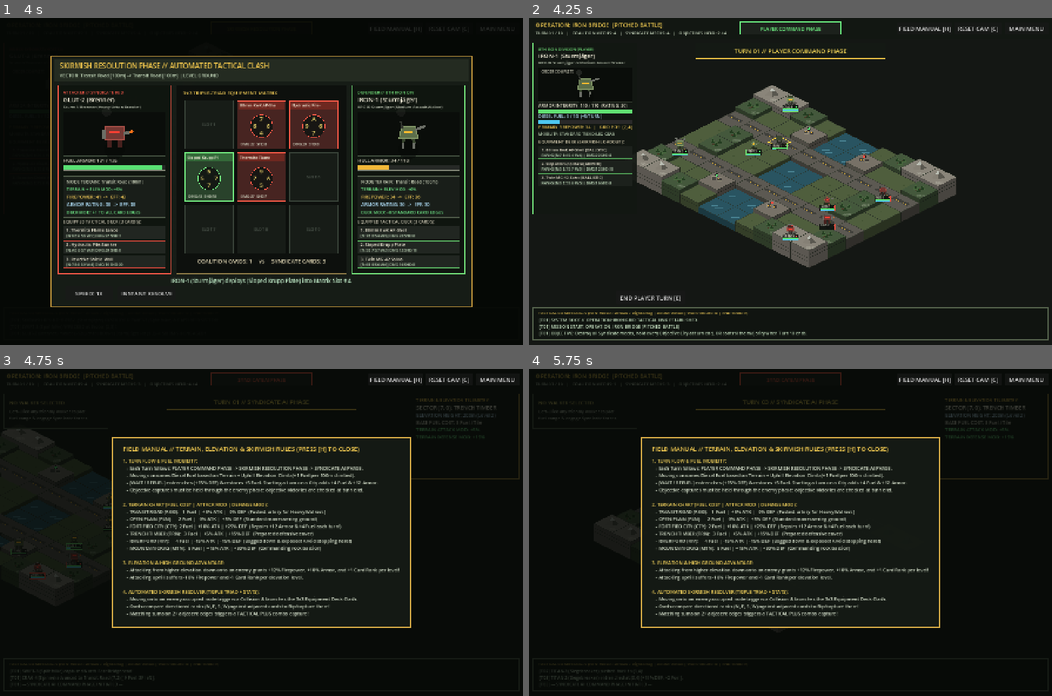
Above: before the commit, frames 1-4 (two rows, left to right).
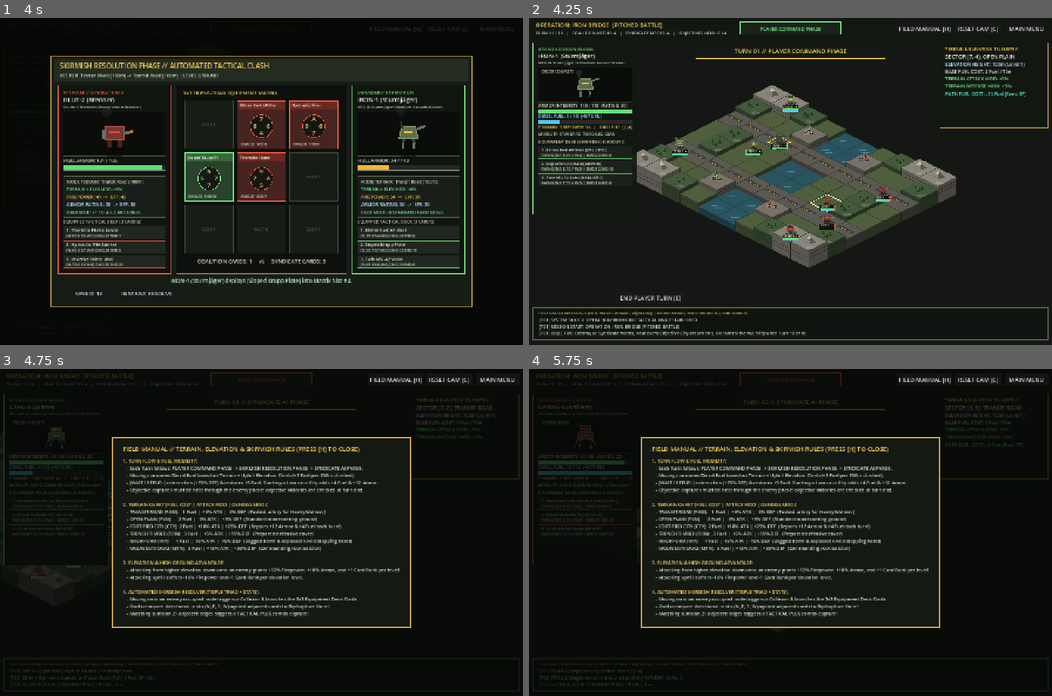
Above: after the commit, the same moments.

Repository: opyner-gh/iron-grid
Game: Godot game, scene res://tests/Playtest.tscn
Same seed, same stepped clock (60 frames per second), same inputs: the game is played once before the commit and once after it. This scene is started directly instead of the project's main scene.
Inputs (mouse positions are in pixels of both pictures, inside the frame that each line leads up to):
- Up to frame 1 (4 s): click "FIELD MANUAL [H]" at 0.5 s; click "REDEPLOY OPERATION" at 1.25 s; click "WAIT / REFUEL (+5F) [R]" at 2 s; click "END PLAYER TURN [E]" at 2.75 s; click "CONFIRM OUTCOME [SPACE]" at 3.5 s
- Up to frame 2 (4.25 s): no input
- Up to frame 3 (4.75 s): tap Enter at 4.25 s; move the mouse to (376, 516) at 4.27 s; hold D from 4.28 s (still down); tap H at 4.35 s; click (376, 516) at 4.42 s; tap Space at 4.52 s
- Up to frame 4 (5.75 s): release D at 5 s; drag from (685, 548) to (764, 597) at 5.02 s

Frame 1 is identical in both runs. In frame 2, 1.0% of the frame differs, in the area x 53-100%, y 7-60%; in frame 3, 1.0%; in frame 4, 1.1%, in the area x 0-95%, y 7-60%.

Commit message:
Fix walkers not animating to their destination after a click
update_hover stored the reachable path array itself as the hover preview,
and clear_highlights() emptied the preview in place. With a real mouse
the hovered tile is always the clicked tile, so _execute_unit_movement
built its walk animation from an already-emptied path: the walker's
grid position changed but its sprite never moved off the start tile.

The preview now takes a copy, and resets replace the array instead of
clearing it. The playtest harness now hovers before every click, like a
real cursor, so its "sprite drawn at its grid tile" invariant covers this.

Co-Authored-By: Claude Opus 5.5 <noreply@anthropic.com>

Diff:
--- a/scripts/battle/IsoGridMap.gd
+++ b/scripts/battle/IsoGridMap.gd
@@ -36,7 +36,7 @@
 	grid_height = map_def.height
 	tiles.clear()
 	reachable_info.clear()
-	current_path_preview.clear()
+	current_path_preview = []
 	hovered_coords = Vector2i(-1, -1)
 	selected_coords = Vector2i(-1, -1)
 
@@ -124,7 +124,7 @@
 ## Allows moving onto an enemy node to trigger a Collision / Skirmish!
 func compute_reachable_tiles(unit: MechData, occupied_units: Dictionary) -> Dictionary:
 	reachable_info.clear()
-	current_path_preview.clear()
+	current_path_preview = []
 	if unit == null or unit.has_moved:
 		queue_redraw()
 		return reachable_info
@@ -213,7 +213,7 @@
 
 func clear_highlights() -> void:
 	reachable_info.clear()
-	current_path_preview.clear()
+	current_path_preview = []
 	selected_coords = Vector2i(-1, -1)
 	queue_redraw()
 
@@ -222,9 +222,10 @@
 	if new_hover != hovered_coords:
 		hovered_coords = new_hover
 		if reachable_info.has(hovered_coords):
-			current_path_preview = reachable_info[hovered_coords]["path"]
+			# Copy: the stored path is the same array a click hands to the movement animation
+			current_path_preview = reachable_info[hovered_coords]["path"].duplicate()
 		else:
-			current_path_preview.clear()
+			current_path_preview = []
 		tile_hovered.emit(hovered_coords, get_tile(hovered_coords))
 		queue_redraw()
 
--- a/tests/playtest.gd
+++ b/tests/playtest.gd
@@ -332,7 +332,7 @@
 	if sel == null or sel.mech_data.faction != MechData.Faction.PLAYER or sel.mech_data.has_moved:
 		for u in bf.unit_container.get_faction_units(MechData.Faction.PLAYER):
 			if not u.mech_data.has_moved:
-				bf._on_tile_clicked(u.mech_data.grid_pos, null)
+				_click_tile(bf, u.mech_data.grid_pos)
 				return
 		return
 	var options: Array = bf.grid_map.reachable_info.keys()
@@ -342,7 +342,7 @@
 		bf._on_wait_refuel_requested()
 		return
 	stats["moves"] += 1
-	bf._on_tile_clicked(options[_rng.randi_range(0, options.size() - 1)], null)
+	_click_tile(bf, options[_rng.randi_range(0, options.size() - 1)])
 
 ## Greedy commander: take favourable fights, otherwise advance on the nearest
 ## objective not yet held (or the nearest enemy), entrenching if nothing useful is in reach.
@@ -351,7 +351,7 @@
 	if sel == null or sel.mech_data.faction != MechData.Faction.PLAYER or sel.mech_data.has_moved:
 		for u in bf.unit_container.get_faction_units(MechData.Faction.PLAYER):
 			if not u.mech_data.has_moved:
-				bf._on_tile_clicked(u.mech_data.grid_pos, null)
+				_click_tile(bf, u.mech_data.grid_pos)
 				return
 		return # everyone has moved; auto-advance timer will start the AI phase
 
@@ -391,10 +391,15 @@
 
 	if best_pos != Vector2i(-1, -1) and best_score > 0.0:
 		stats["moves"] += 1
-		bf._on_tile_clicked(best_pos, null)
+		_click_tile(bf, best_pos)
 	else:
 		stats["waits"] += 1
 		bf._on_wait_refuel_requested()
+
+## Clicks a tile the way a real cursor does: the pointer hovers the tile (path preview) before the click lands.
+func _click_tile(bf: Battlefield, coords: Vector2i) -> void:
+	bf.grid_map.update_hover(bf.grid_map.grid_to_screen(coords, true))
+	bf._on_tile_clicked(coords, bf.grid_map.get_tile(coords))
 
 func _nearest(from: Vector2i, targets: Array[Vector2i]) -> float:
 	var best: float = 999.0
